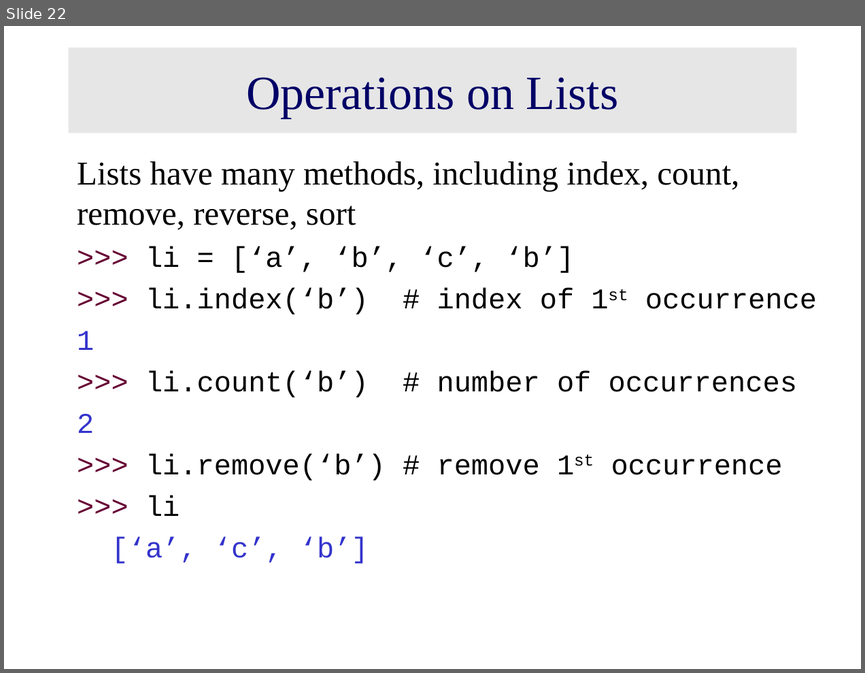
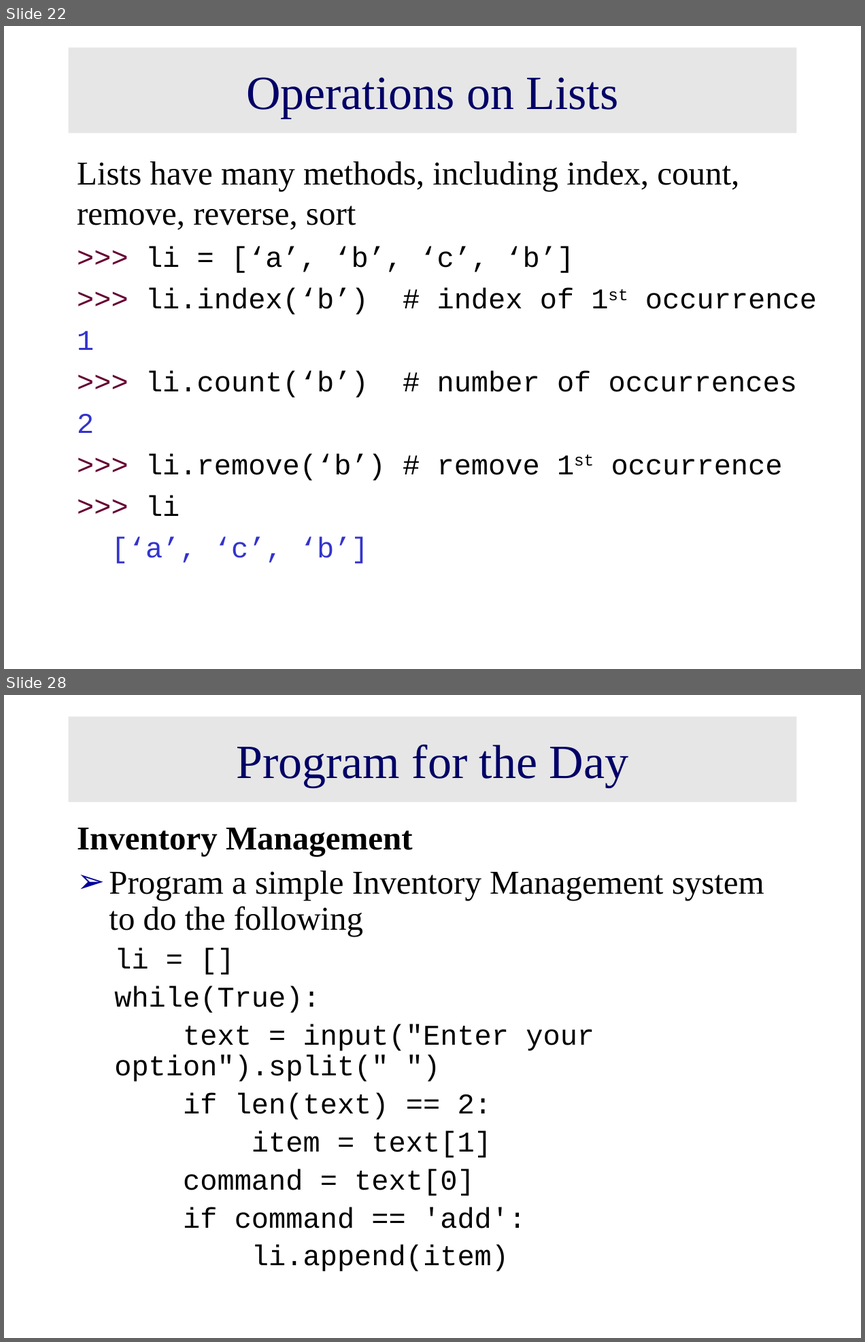
Before and after one commit to raaes0123/Python-training-resource, a slide deck: Python Day 2.ppt. Shown one above the other, each under a label of ours: slide 22 before the commit, slides 22 and 28 after it; the slides between them are not shown. The pictures are 865x673 and 865x1342 pixels, drawn with LibreOffice and Linux fonts; fonts in the diff are those of the drawing. Boxes give left, top, right and bottom in pixels: in the first picture for what was removed or moved away, otherwise in the second. Text is boxed around its words. In the diff, an @@ line names an element or a change of style, - is before the commit and + after.

```diff
--- a/Python Day 2.ppt
+++ b/Python Day 2.ppt
@@ slide 28 added at (4,695,861,1338), background #FFFFFF @@
@@ title added at (68,717,797,802), fill #E6E6E6, 40 pt, text #000066 @@
+Program for the Day
@@ text added at (77,828,764,1271), 24 pt, text #000000 @@
+Inventory Management
+➢ Program a simple Inventory Management system to do the following
+  li = []
+  while(True):
+  text = input("Enter your option").split(" ")
+  if len(text) == 2:
+  item = text[1]
+  command = text[0]
+  if command == 'add':
+  li.append(item)
```
Also in this commit, not shown: 5 slides changed, 6 other slides added, 2 slides removed, 1 other file.
